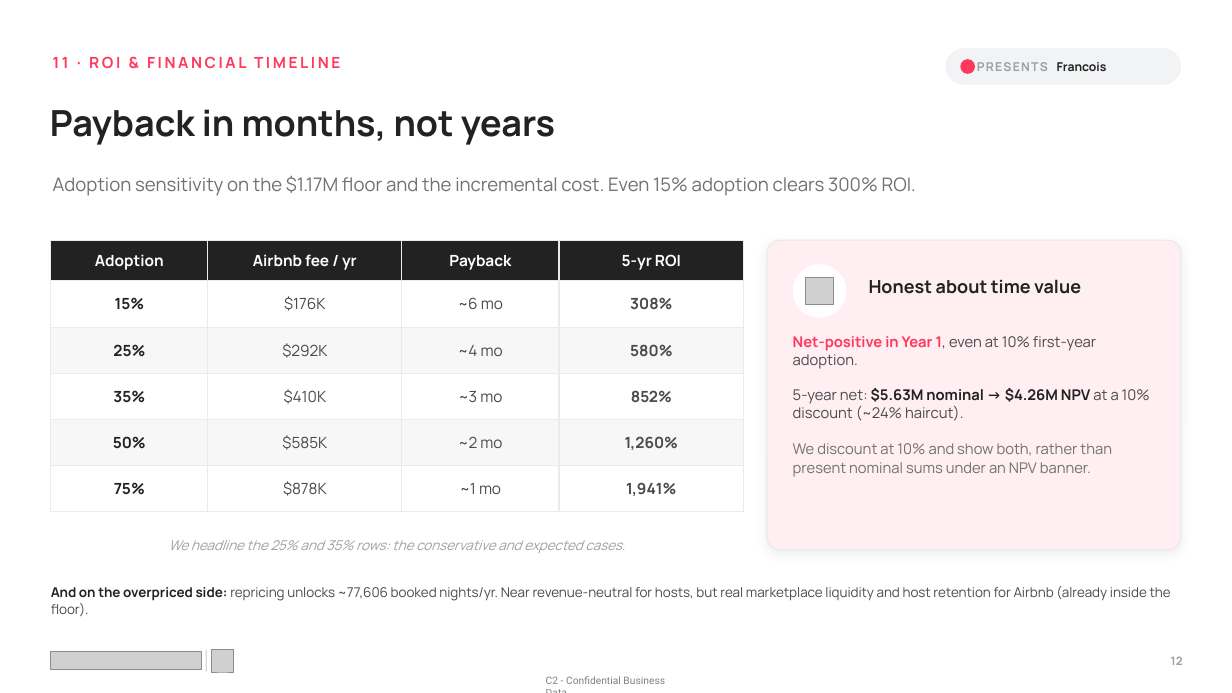
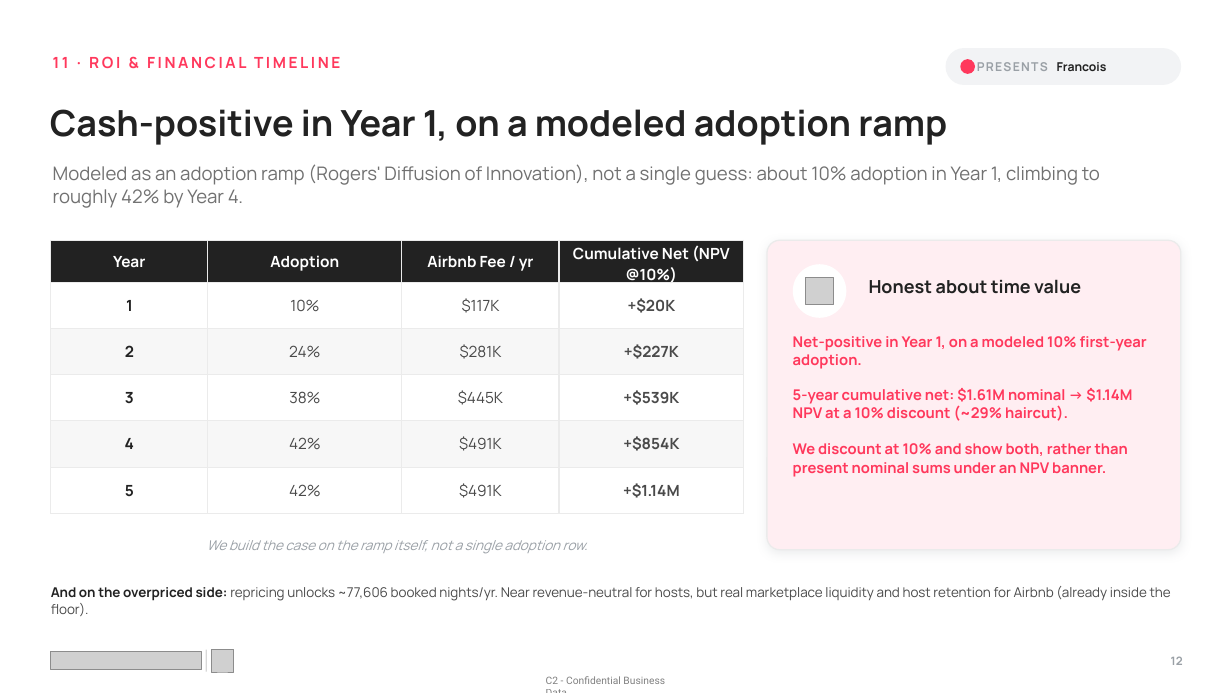
Before and after one commit to mkdn007/Cornell-Airbnb-Capstone, a slide deck: slide 12 of Airbnb Pricing Deck.pptx. Drawn at 1232x693 pixels with LibreOffice and Linux fonts; fonts in the diff are those of the drawing; grey boxes stand for pictures. Boxes give left, top, right and bottom in pixels: in the first picture for what was removed or moved away, otherwise in the second. Text is boxed around its words. In the diff, an @@ line names an element or a change of style, - is before the commit and + after.

```diff
--- a/Airbnb Pricing Deck.pptx
+++ b/Airbnb Pricing Deck.pptx
@@ text at [50, 109, 947, 145]: text changed @@
-Payback in months, not years
+Cash-positive in Year 1, on a modeled adoption ramp
@@ text at [53, 164, 1100, 208]: text changed @@
-Adoption sensitivity on the $1.17M floor and the incremental cost. Even 15% adoption clears 300% ROI.
+Modeled as an adoption ramp (Rogers' Diffusion of Innovation), not a single guess: about 10% adoption in Year 1, climbing to roughly 42% by Year 4.
@@ table at [51, 240, 744, 512] @@
-row 1: Adoption | Airbnb fee / yr | Payback | 5-yr ROI
+row 1: Year | Adoption | Airbnb Fee / yr | Cumulative Net (NPV @10%)
-row 2: 15% | $176K | ~6 mo | 308%
+row 2: 1 | 10% | $117K | +$20K
-row 3: 25% | $292K | ~4 mo | 580%
+row 3: 2 | 24% | $281K | +$227K
-row 4: 35% | $410K | ~3 mo | 852%
+row 4: 3 | 38% | $445K | +$539K
-row 5: 50% | $585K | ~2 mo | 1,260%
+row 5: 4 | 42% | $491K | +$854K
-row 6: 75% | $878K | ~1 mo | 1,941%
+row 6: 5 | 42% | $491K | +$1.14M
@@ text at [793, 336, 1147, 477]: text changed; text colour #717171 to #FF385C; bold on @@
-Net-positive in Year 1, even at 10% first-year adoption.
-5-year net: $5.63M nominal → $4.26M NPV at a 10% discount (~24% haircut).
-We discount at 10% and show both, rather than present nominal sums under an NPV banner.
+Net-positive in Year 1, on a modeled 10% first-year adoption.
+5-year cumulative net: $1.61M nominal → $1.14M NPV at a 10% discount (~29% haircut).
+We discount at 10% and show both, rather than present nominal sums under an NPV banner.
@@ text at [207, 540, 588, 553]: text changed @@
-We headline the 25% and 35% rows: the conservative and expected cases.
+We build the case on the ramp itself, not a single adoption row.
```
Also in this commit, not shown: 8 other slides changed, 1 slide added.
